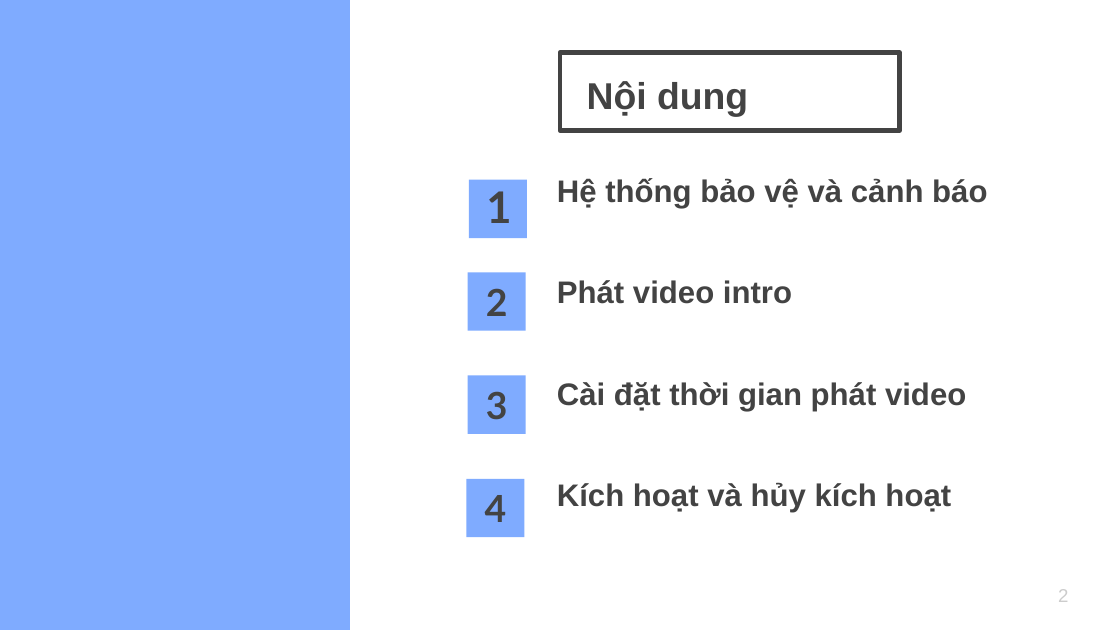
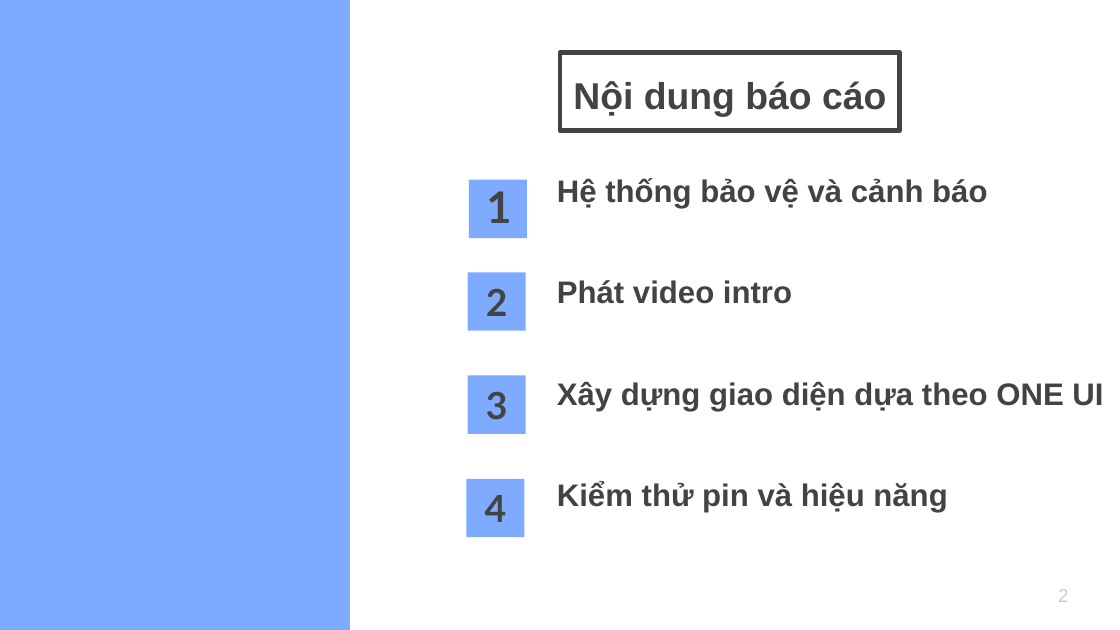
Before and after one commit to daihieptn97/share, a slide deck: slide 2 of Minimal Charm Blue variant.pptx. Drawn at 1120x630 pixels with LibreOffice and Linux fonts; fonts in the diff are those of the drawing. Boxes give left, top, right and bottom in pixels: in the first picture for what was removed or moved away, otherwise in the second. Text is boxed around its words. In the diff, an @@ line names an element or a change of style, - is before the commit and + after.

```diff
--- a/Minimal Charm Blue variant.pptx
+++ b/Minimal Charm Blue variant.pptx
@@ title at (573,81,886,117): text changed @@
-Nội dung
+Nội dung báo cáo
@@ text at (557,381,1103,411): text changed @@
-Cài đặt thời gian phát video
+Xây dựng giao diện dựa theo ONE UI
@@ text at (557,481,947,512): text changed @@
-Kích hoạt và hủy kích hoạt
+Kiểm thử pin và hiệu năng
```
Also in this commit, not shown: 2 other slides changed, 2 slides added, 1 slide removed, 2 other files.
